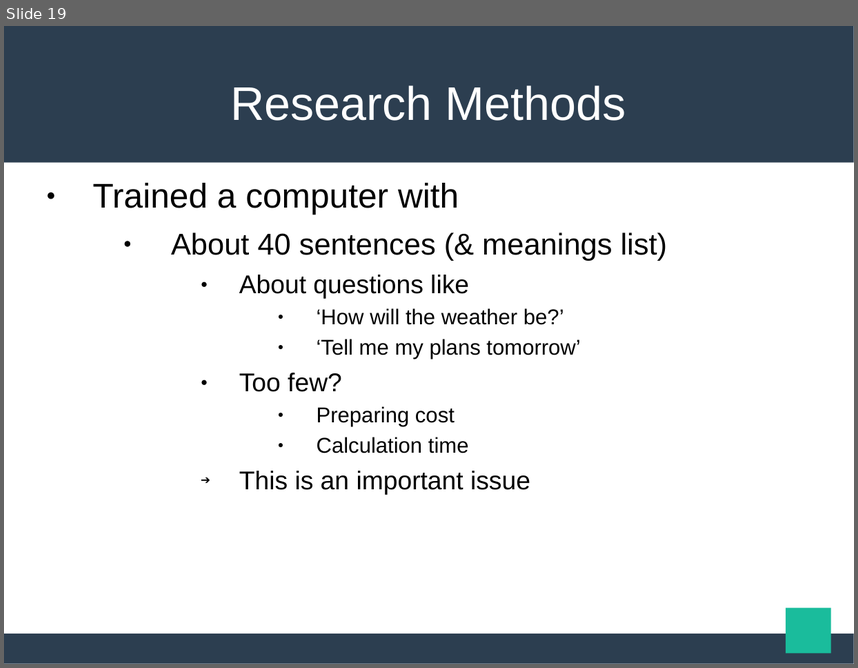
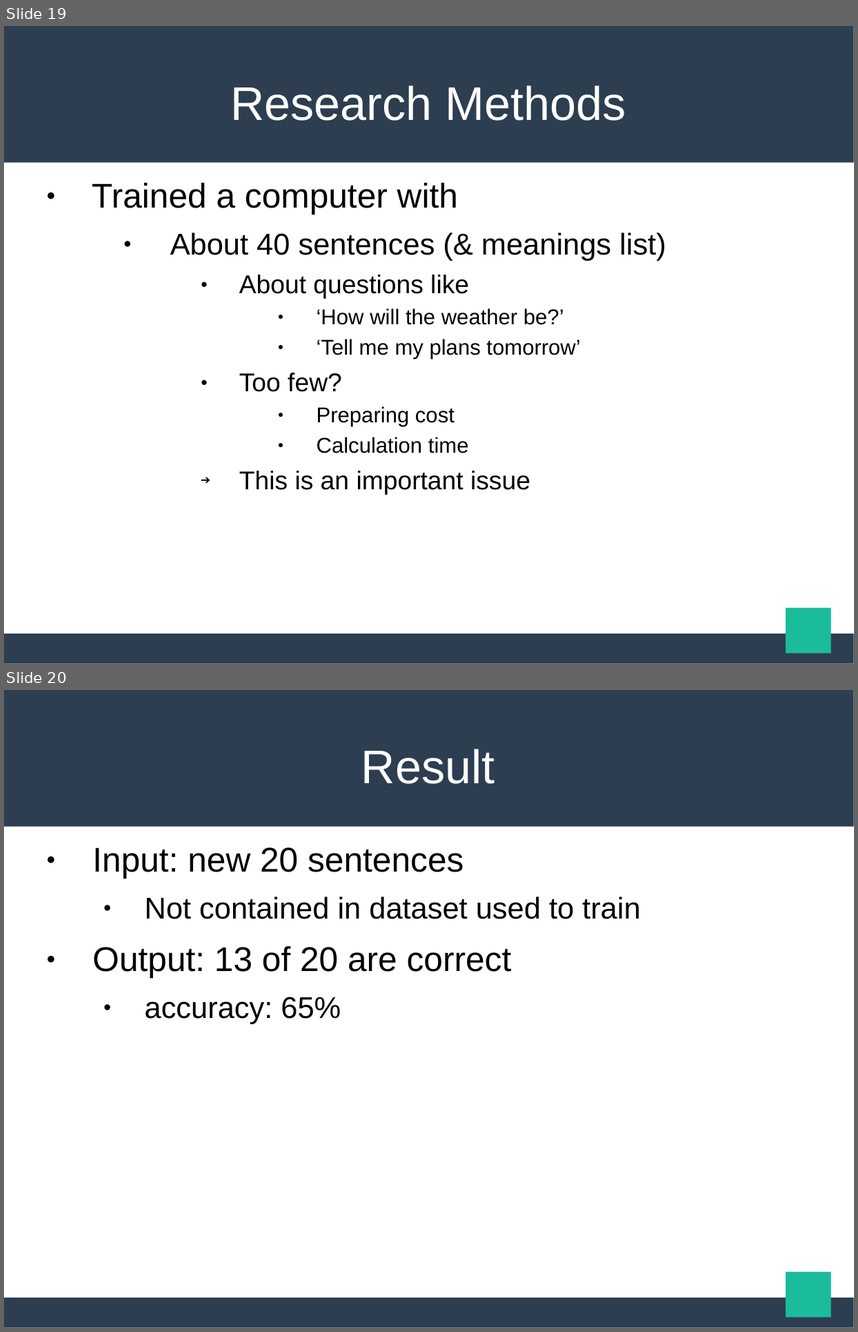
Before and after one commit to maekawatoshiki/neural-machine-translation-demo, a slide deck: NY_slide.ppt. Shown one above the other, each under a label of ours: slide 19 before the commit, slides 19 and 20 after it. The pictures are 858x668 and 858x1332 pixels, drawn with LibreOffice and Linux fonts; fonts in the diff are those of the drawing. Boxes give left, top, right and bottom in pixels: in the first picture for what was removed or moved away, otherwise in the second. Text is boxed around its words. In the diff, an @@ line names an element or a change of style, - is before the commit and + after.

```diff
--- a/NY_slide.ppt
+++ b/NY_slide.ppt
@@ slide 20 added at <box>4,690,854,1328</box>, background #FFFFFF; not listed: 3 template elements that a slide beside it also shows @@
@@ title added at <box>361,749,495,784</box>, 44 pt, text #FFFFFF @@
+Result
@@ text added at <box>92,847,640,1024</box>, 28 pt, text #000000 @@
+● Input: new 20 sentences
+  ● Not contained in dataset used to train
+● Output: 13 of 20 are correct
+  ● accuracy: 65%
@@ slide 19 changed as well @@
@@ text "Trained a computer with" at <box>92,183,666,495</box>: indent changed @@
```
Also in this commit, not shown: 18 other slides changed, 1 other slide added, 2 other files.
